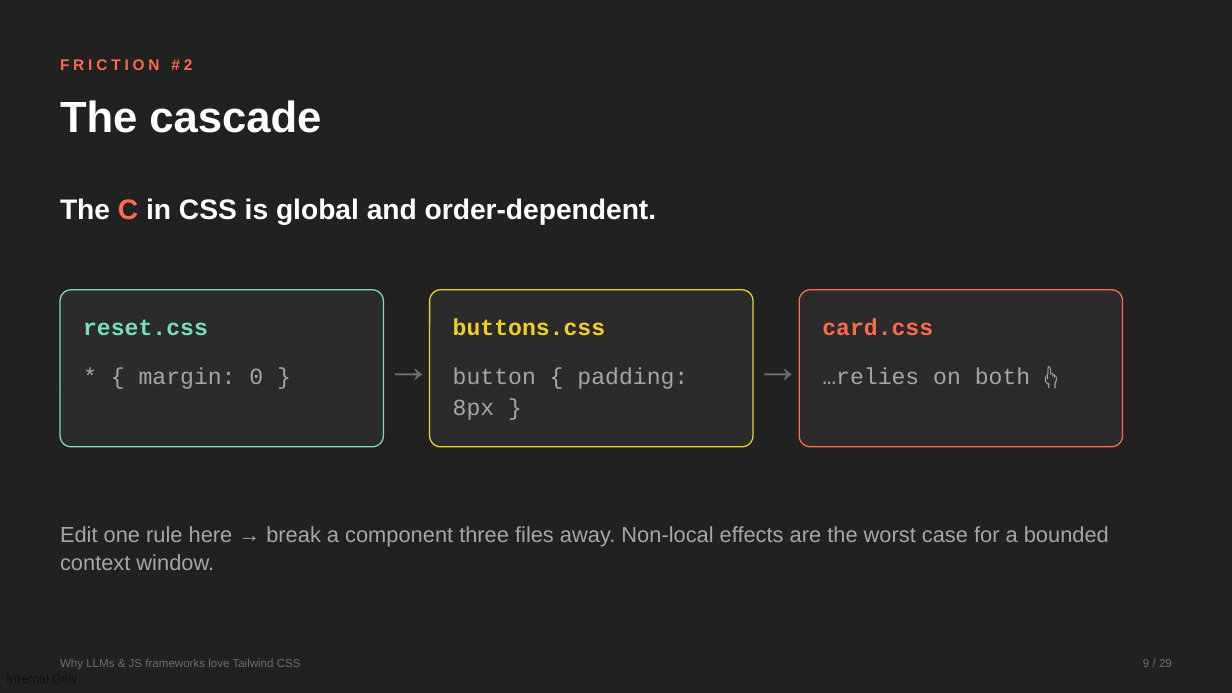
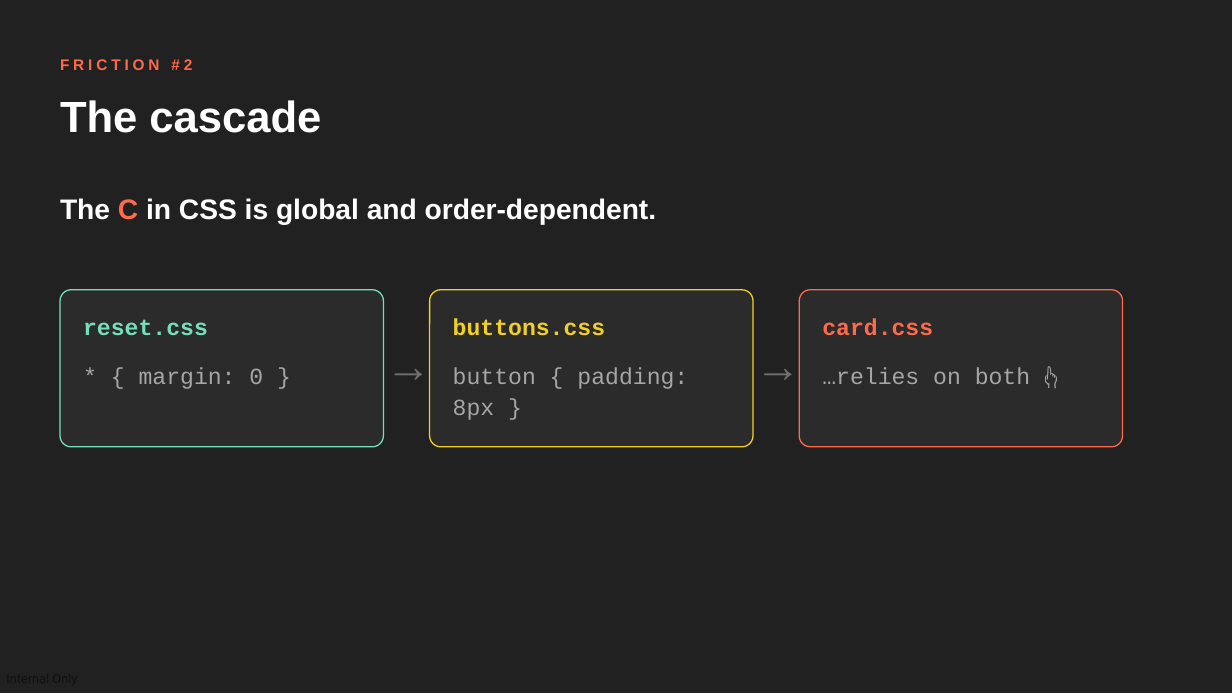
Before and after one commit to devlinduldulao/llm-loves-tailwind-and-js, a slide deck: slide 9 of why-llms-love-tailwind-conf.pptx. Drawn at 1232x693 pixels with LibreOffice and Linux fonts; fonts in the diff are those of the drawing. Boxes give left, top, right and bottom in pixels: in the first picture for what was removed or moved away, otherwise in the second. Text is boxed around its words. In the diff, an @@ line names an element or a change of style, - is before the commit and + after.

```diff
--- a/why-llms-love-tailwind-conf.pptx
+++ b/why-llms-love-tailwind-conf.pptx
@@ text removed at [60, 526, 1109, 570] @@
-Edit one rule here → break a component three files away. Non-local effects are the worst case for a bounded context window.
@@ text removed at [60, 659, 301, 669] @@
-Why LLMs & JS frameworks love Tailwind CSS
@@ text removed at [1143, 659, 1172, 667] @@
-9 / 29
```
Also in this commit, not shown: 26 other slides changed.
